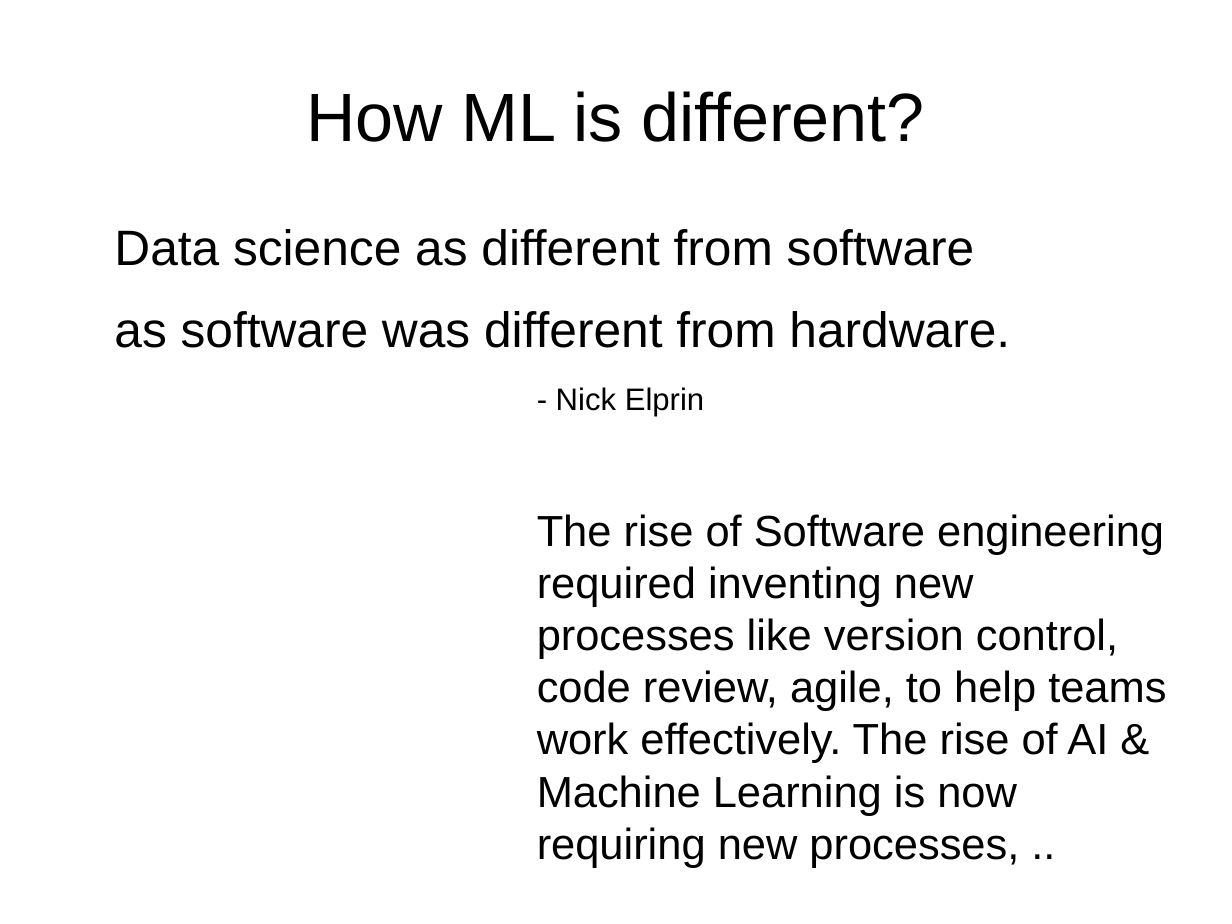
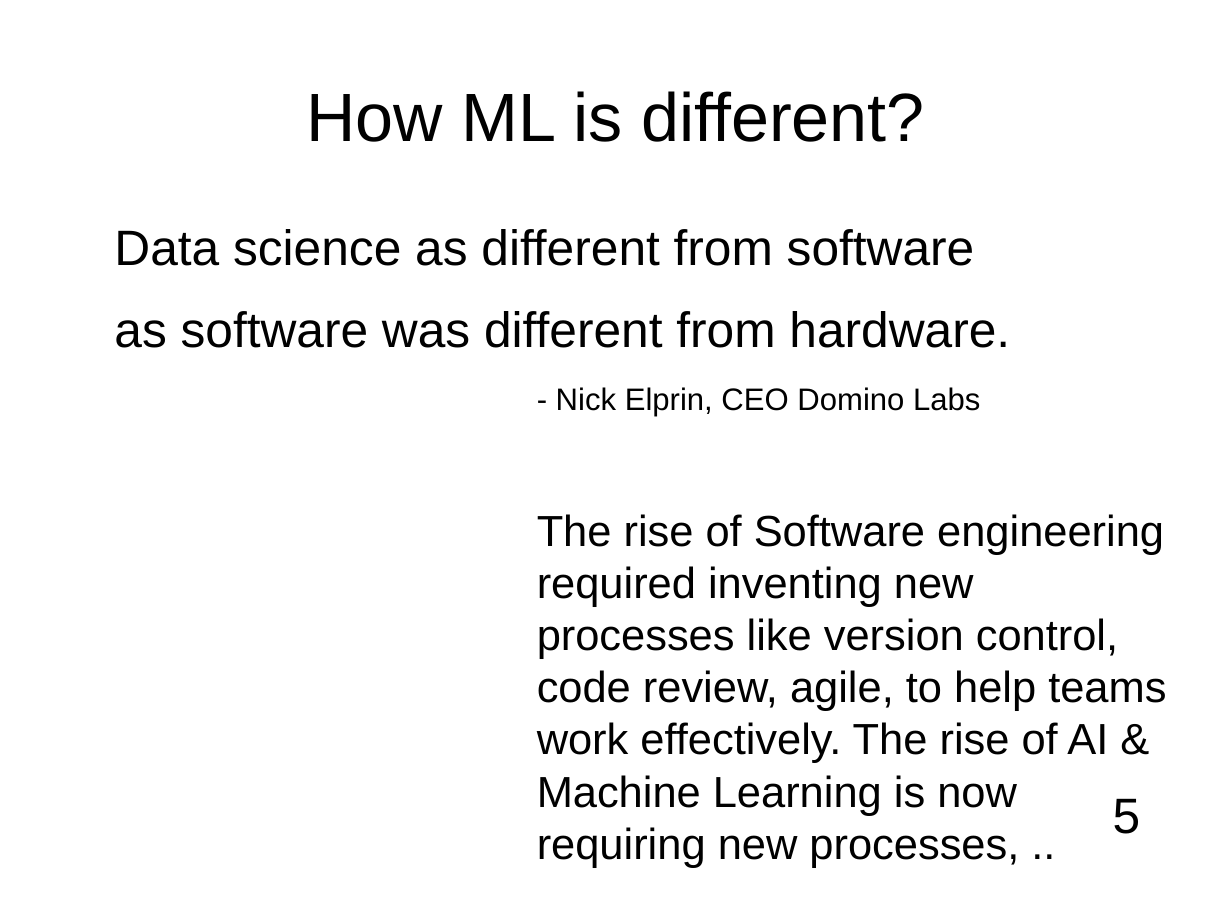
Before and after one commit to kurianbenoy/Talks, a slide deck: slide 5 of Pycon India/Talks.odp. Drawn at 1232x924 pixels with LibreOffice and Linux fonts; fonts in the diff are those of the drawing; background and template pictures are left out. Boxes give left, top, right and bottom in pixels: in the first picture for what was removed or moved away, otherwise in the second. Text is boxed around its words. In the diff, an @@ line names an element or a change of style, - is before the commit and + after.

```diff
--- a/Pycon India/Talks.odp
+++ b/Pycon India/Talks.odp
@@ text at box(556, 387, 980, 416): text changed @@
-                - Nick Elprin
+                - Nick Elprin, CEO Domino Labs
@@ text added at box(1113, 798, 1141, 834), 32 pt, text #000000 @@
+5
```
Also in this commit, not shown: 34 other slides changed, 1 slide added, 1 slide removed, 7 other files.
